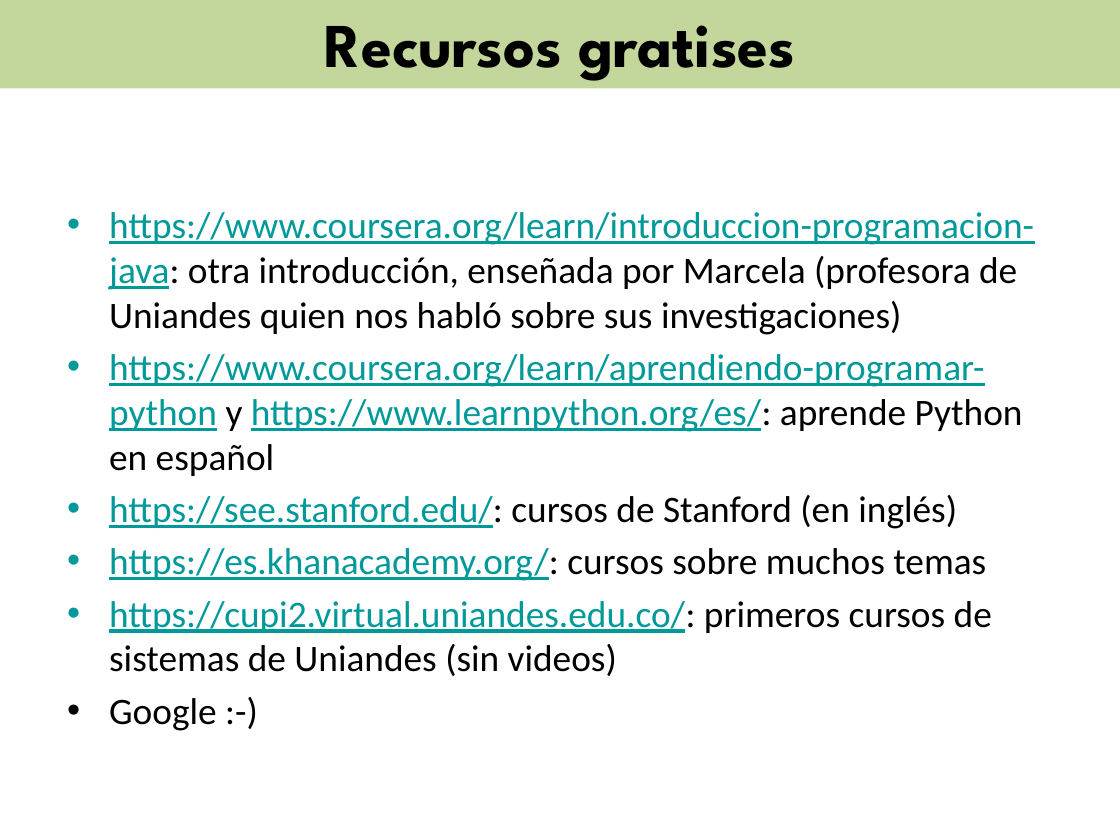
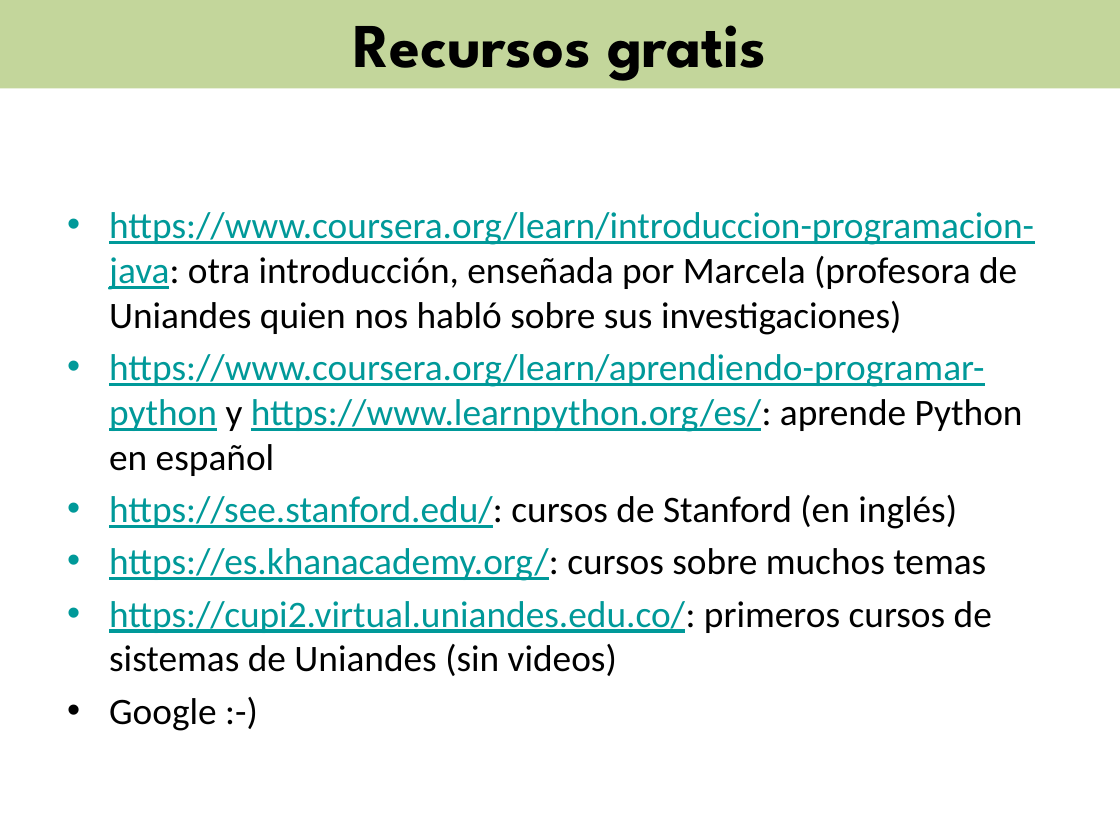
Before and after one commit to csbridge/csbridge2019uniandes, a slide deck: slide 8 of docs/slides/LifeAfterCSBridge.pptx. Drawn at 1120x840 pixels with LibreOffice and Linux fonts; fonts in the diff are those of the drawing. Boxes give left, top, right and bottom in pixels: in the first picture for what was removed or moved away, otherwise in the second. Text is boxed around its words. In the diff, an @@ line names an element or a change of style, - is before the commit and + after.

```diff
--- a/docs/slides/LifeAfterCSBridge.pptx
+++ b/docs/slides/LifeAfterCSBridge.pptx
@@ text in rectangle at [353,25,766,81]: text changed @@
-Recursos gratises
+Recursos gratis
```
Also in this commit, not shown: 6 other slides changed.
